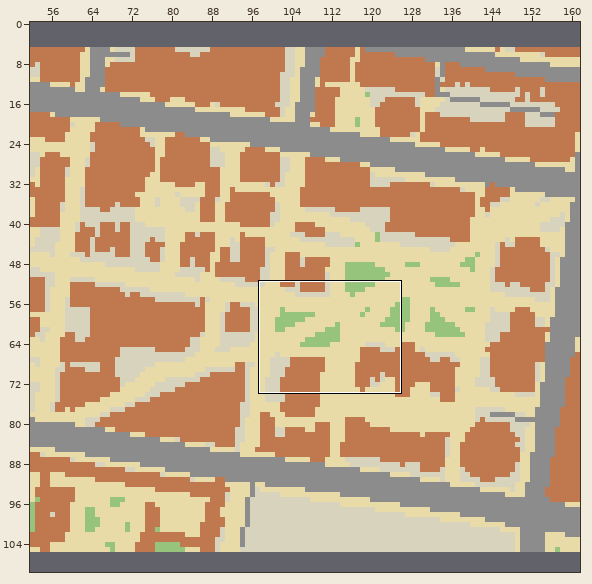
Tiled map (JSON) -- tools/geo/out/upenn_core.tmj. Above, an overview of the earlier version with the close-up marked.
Close-up. Before:
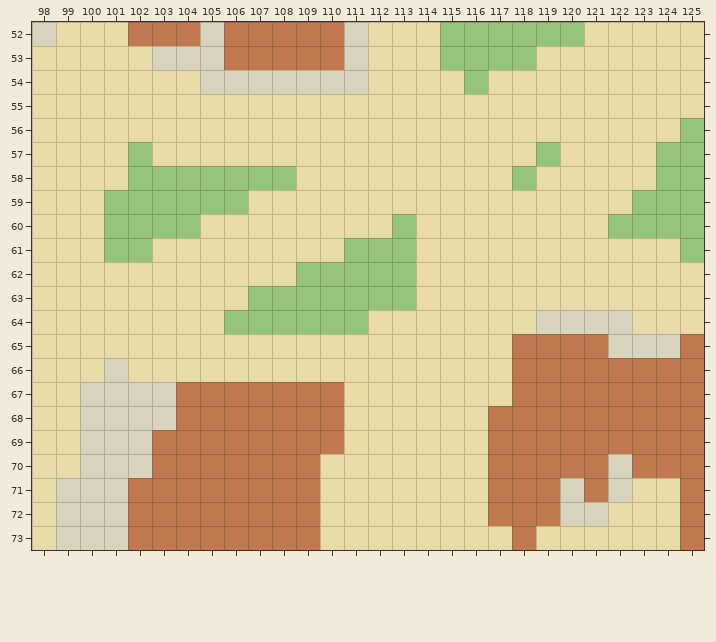
Cells are 16x16 px. Shown: x 98..125, y 52..73. The commit also changed other parts of the map, which this record leaves out. The old version is drawn lined up with the new one.
Now the later version:
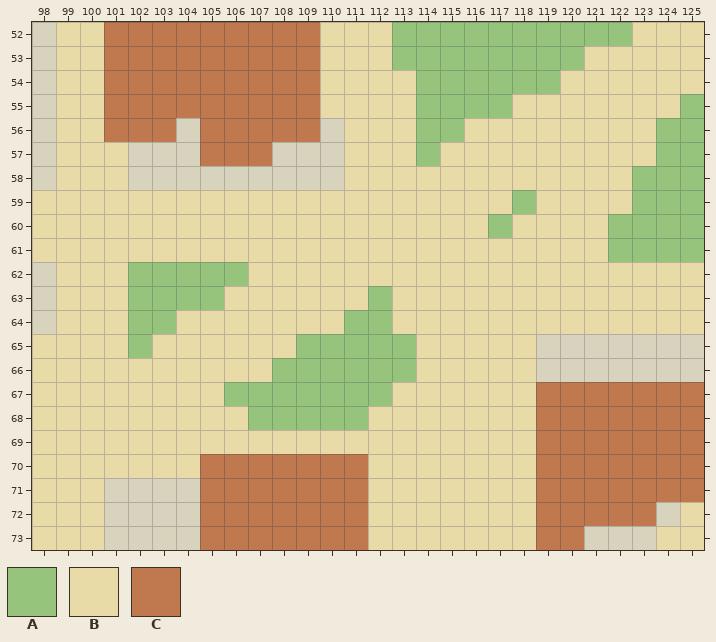
Key: from "campus": A 1, B 3, C 5.
_ is an empty cell, # one hidden under a higher layer, . an unchanged one.
Difference:
map size 162x101 -> 175x124 cells (old content now starts at 7,5; both pictures use the new coordinates)
--- layer "landuse"
@@ x 101..110 @@
-56 ...#......
-57 .A##...###
-58 .AAAAAAA##
-59 AAAAAA....
+56 ..._......
+57 .___...___
+58 ._________
+59 ______....
@@ x 98..113 @@
-62 #...............
-63 #...............
-64 #..._...........
-65 ...._.........._
-66 .........._...__
-67 ........_______.
-68 ........._____..
+62 _...............
+63 _...............
+64 _...A...........
+65 ....A..........A
+66 ..........A...AA
+67 ........AAAAAAA.
+68 .........AAAAA..
--- layer "paths"
@@ x 98..125 @@
-52 ............__.BB......BB...
-53 B...B.......__.BB....BB.....
-54 B...BBB.....__..BB.BBB......
-55 B...BBBBBBBB....BBBB.......B
-56 B...BBBBBBBBB...BB........B.
-57 B....BBBBBBBB...B...._......
-58 B..........BB......._....B..
-59 ...______...........B.......
-60 ...____........_...B........
-61 ...__........___........BBB.
-62 B...BBBBB.._____............
-63 B...BBBB._____._............
-64 B...BB.._____.B......____...
-65 ....B......BBBBB...._.......
-66 ..._......BBBBBB...._.......
-67 ..____..#####BB.............
-68 .._______..##B..............
-69 ..___________...............
-70 .._____............._.......
-71 .__................__....BB.
-72 .__.........BB......_...BBB.
-73 .__.........BB.......BBBBB..
+52 ............BB.__......__...
+53 _..._.......BB.__....__.....
+54 _...___.....BB..__.___......
+55 _...________....____......._
+56 _..._________...__........_.
+57 _....________..._....B......
+58 _..........__.......B...._..
+59 ...BBBBBB..........._.......
+60 ...BBBB........B..._........
+61 ...BB........BBB........___.
+62 _..._____..BBBBB............
+63 _...____.BBBBB.B............
+64 _...__..BBBBB._......BBBB...
+65 ...._......_____....B.......
+66 ...B......______....B.......
+67 ..BBBB.._______.............
+68 ..BBBBBBB..___..............
+69 ..BBBBBBBBBBB...............
+70 ..BBBBB.............B.......
+71 .BB................BB....__.
+72 .BB.........__......B...___.
+73 .BB.........__......._____..
--- layer "buildings"
@@ x 101..110 @@
-52 _..._....C
-53 _____....C
-54 _________.
-55 _________.
-56 ___._____.
-57 ....___...
+52 C...C...._
+53 CCCCC...._
+54 CCCCCCCCC.
+55 CCCCCCCCC.
+56 CCC.CCCCC.
+57 ....CCC...
@@ x 102..125 @@
-65 ................CCCC...C
-66 ................CCCCCCCC
-67 ..CCCCCCC.......C.......
-68 ..CCCCCCC......CC.......
-69 .CCCCCCCC......CC.......
-70 .CC.....__.....CC..._...
-71 CCC.....__.....CC._.___.
-72 CCC.....__.....CC.____.C
-73 CCC.....__......C__....C
+65 ................____..._
+66 ................________
+67 .._______......._.......
+68 .._______......__.......
+69 .________......__.......
+70 .__.....CC.....__...C...
+71 ___.....CC.....__.C.CCC.
+72 ___.....CC.....__.CCCC._
+73 ___.....CC......_CC...._
Pixel boxes of the changes (left, top, right, bottom) in both close-ups:
changed: (56, 22, 704, 550)
removed: (32, 46, 56, 190)
removed: (32, 262, 56, 334)
